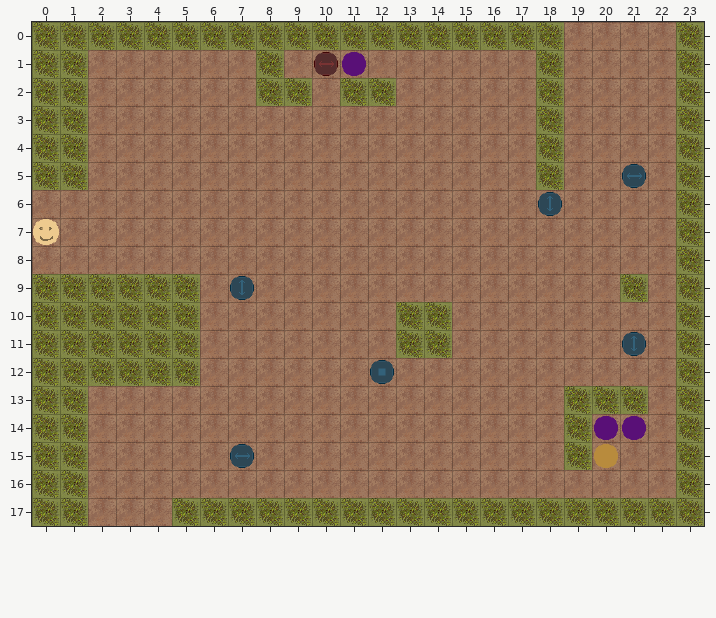
Tiled map -- android/assets/maps/mapWNS.tmx. Above, as it was before the edit.
Cells are 32x32 px. Shown: x 0..23, y 0..17.
The same view after the edit:
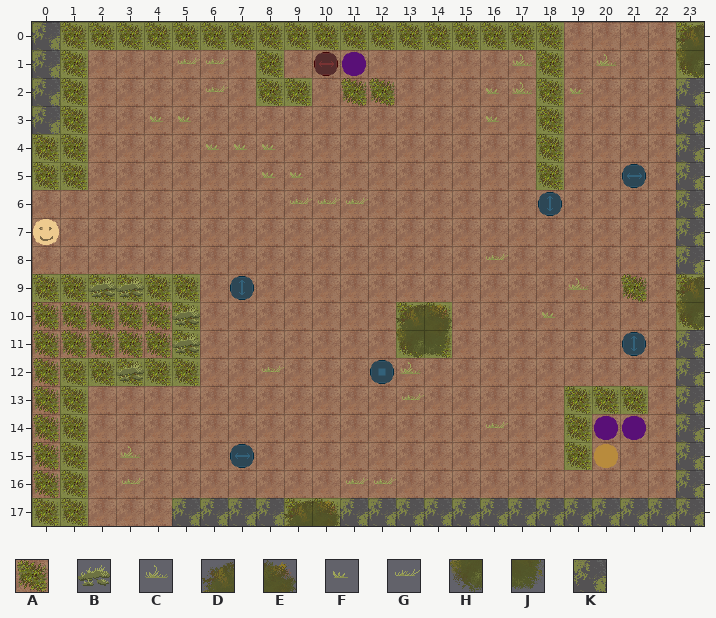
Key: from "tilset": A 16, B 20, C 21, D 22, E 23, F 24, G 25, H 26, J 27, K 32.
_ is an empty cell, . an unchanged one.
Tiles of an added or newly shown layer are drawn over the layers below it.
What changed:
--- layer "deco" (added)
@@ x 0..23 @@
- 0 _......................_
- 1 _....__.........._.._.._
- 2 _....._....__...__._..._
- 3 _...__.........._......_
- 4 ......___.............._
- 5 ........__............._
- 6 .........___..........._
- 7 ......................._
- 8 ................_......_
- 9 ..__..............._._._
-10 ______.......__..._...._
-11 ______.......__........_
-12 _.._...._...._........._
-13 _............_........._
-14 _..............._......_
-15 _.._..................._
-16 _.._.......__.........._
-17 .....___________________
+ 0 K......................D
+ 1 K....GG..........C..C..H
+ 2 K.....G....AA...FC.F...K
+ 3 K...FF..........F......K
+ 4 ......FFF..............K
+ 5 ........FF.............K
+ 6 .........GGG...........K
+ 7 .......................K
+ 8 ................G......K
+ 9 ..BB...............C.A.D
+10 AAAAAB.......DE...F....H
+11 AAAAAB.......HJ........K
+12 A..B....G....C.........K
+13 A............G.........K
+14 A...............G......K
+15 A..C...................K
+16 A..G.......GG..........K
+17 .....KKKKDEKKKKKKKKKKKKK
Where, in picture pixels (left, top, right, bottom), the same in both pictures:
added: (32, 22, 704, 526)
